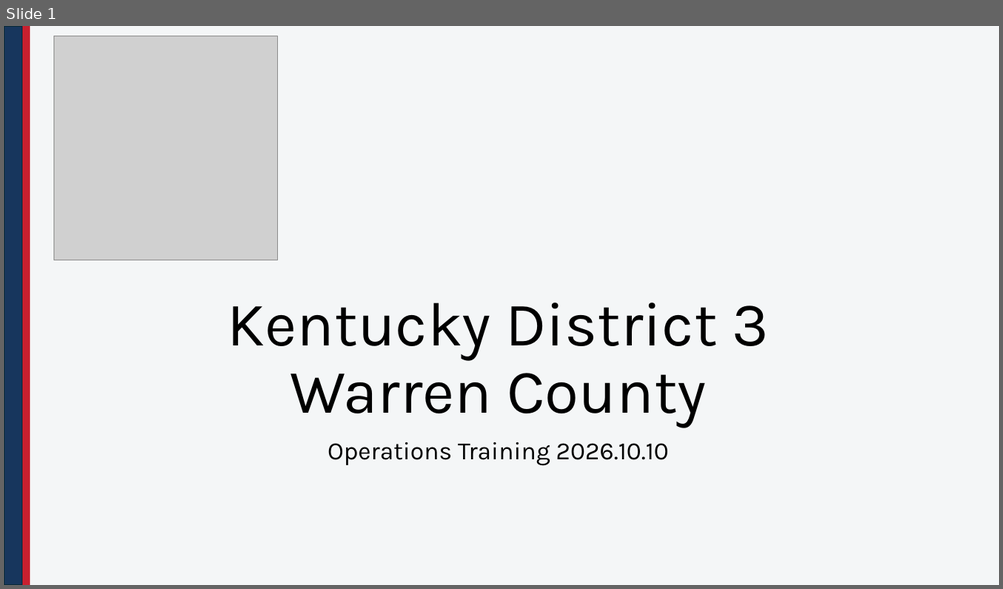
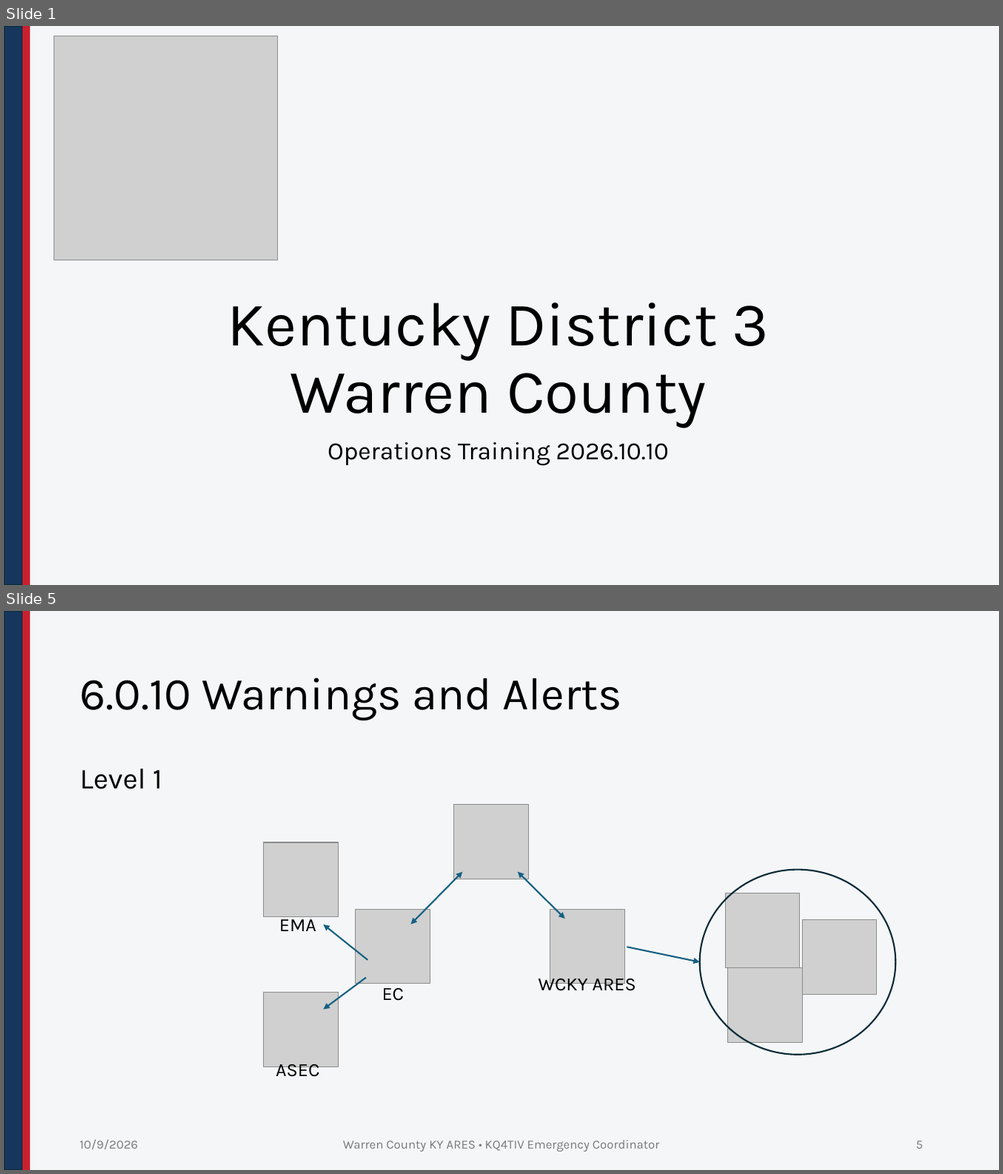
Before and after one commit to nathanielbutts/nathanielbutts.github.io, a slide deck: documents/training/Training_20261010.pptx. Shown one above the other, each under a label of ours: slide 1 before the commit, slides 1 and 5 after it; the slides between them are not shown. The pictures are 1003x589 and 1003x1174 pixels, drawn with LibreOffice and Linux fonts; fonts in the diff are those of the drawing; grey boxes stand for pictures; background and template pictures are left out. Boxes give left, top, right and bottom in pixels: in the first picture for what was removed or moved away, otherwise in the second. Text is boxed around its words. In the diff, an @@ line names an element or a change of style, - is before the commit and + after.

```diff
--- a/documents/training/Training_20261010.pptx
+++ b/documents/training/Training_20261010.pptx
@@ slide 5 added at (4,611,999,1170), background #F4F6F7; not listed: 2 template elements that a slide beside it also shows @@
@@ title added at (79,678,622,721), 44 pt, text #000000 @@
+6.0.10 Warnings and Alerts
@@ text added at (79,769,162,789), 28 pt, text #000000 @@
+Level 1
@@ picture added at (454,805,529,880) @@
@@ picture added at (264,843,338,917) @@
@@ double arrow added from (462, 872) to (410, 924), #156082 1.5 pt @@
@@ double arrow added from (518, 872) to (565, 919), #156082 1.5 pt @@
@@ ellipse added at (700,870,895,1055), outline #092A39 1.5 pt @@
@@ picture added at (725,894,800,968) @@
@@ text added at (279,917,316,931), 18 pt, text #000000 @@
+EMA
@@ picture added at (356,909,430,984) @@
@@ picture added at (549,909,624,984) @@
@@ picture added at (802,920,877,994) @@
@@ arrow added from (367, 960) to (324, 925), #156082 1.5 pt @@
@@ arrow added from (627, 948) to (700, 963), #156082 1.5 pt @@
@@ arrow added from (366, 978) to (324, 1009), #156082 1.5 pt @@
@@ text added at (382,983,404,1001), 18 pt, text #000000 @@
+EC
@@ text added at (538,974,636,991), 18 pt, text #000000 @@
+WCKY ARES
@@ picture added at (728,968,802,1043) @@
@@ picture added at (264,992,338,1067) @@
@@ text added at (276,1065,319,1076), 18 pt, text #000000 @@
+ASEC
@@ text added at (79,1140,138,1150), 12 pt, text #797979 @@
+10/9/2026
@@ text added at (343,1140,660,1152), 12 pt, text #797979 @@
+Warren County KY ARES • KQ4TIV Emergency Coordinator
@@ page number added at (916,1141,922,1149), 12 pt, text #797979 @@
+5
```
Also in this commit, not shown: 1 slide changed, 10 other slides added, 2 other files.
